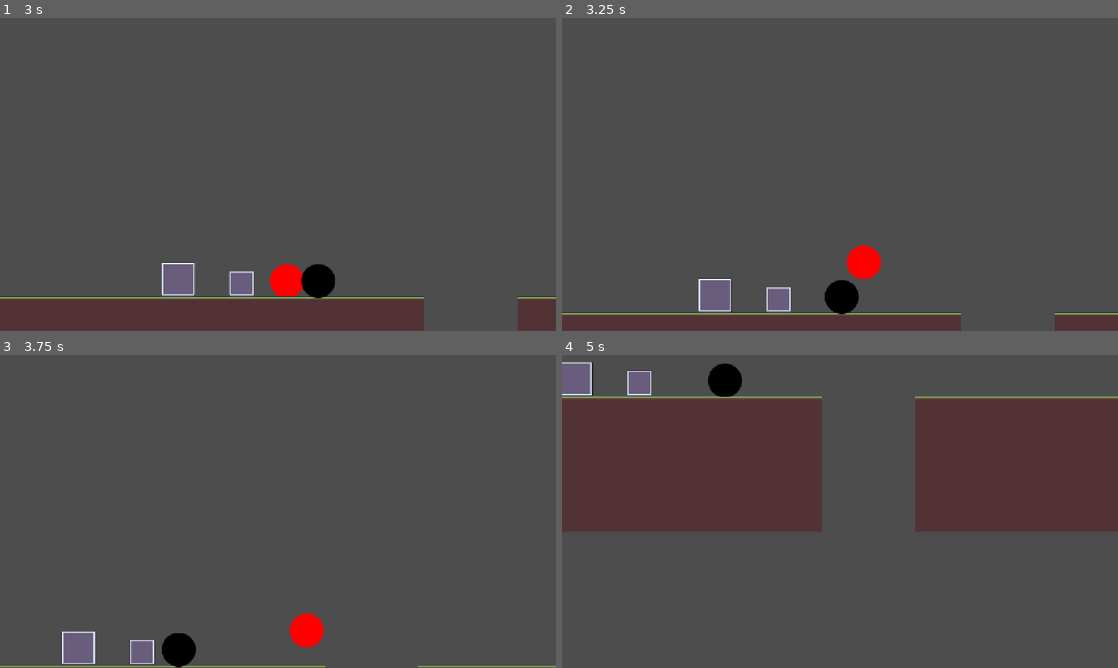
Above: before the commit, frames 1-4 (two rows, left to right).
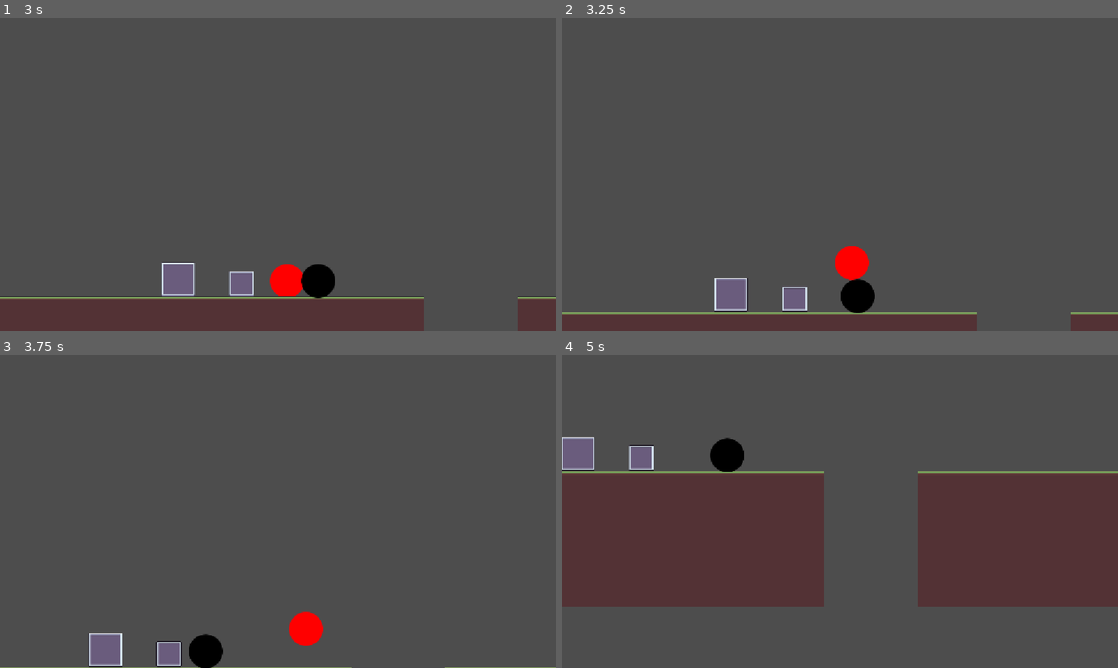
Above: after the commit, the same moments.

Repository: nf12pro/bounceback
Game: Godot game, scene res://scenes/testing_scene.tscn
Two runs of this game, one before a commit and one after it. Both use one fixed random seed, a clock stepped at 60 frames per second and the inputs below.
Inputs:
- Up to frame 1 (3 s): hold D (move_right) 0.53-2.03 s; tap W (jump) at 0.77, 1.52 s; hold A (move_left) 2.03-2.78 s; hold D (move_right) from 2.78 s (still down)
- Up to frame 2 (3.25 s): keep holding D (move_right); tap W (jump) at 3.02 s
- Up to frame 3 (3.75 s): keep holding D (move_right)
- Up to frame 4 (5 s): tap W (jump) at 3.77, 4.52 s; release D (move_right) at 4.28 s; hold A (move_left) from 4.28 s (still down)

Frame 1 is identical in both runs. In frame 2, 3.1% of the frame differs, in the area x 0-100%, y 72-100%; in frame 3, 3.2%; in frame 4, 42%, in the area x 0-100%, y 2-81%.

Commit message:
Damage from enemy

Diff:
--- a/scenes/basic_enemy.tscn
+++ b/scenes/basic_enemy.tscn
@@ -21,6 +21,12 @@
 [sub_resource type="CircleShape2D" id="CircleShape2D_6esg4"]
 radius = 29.068884
 
+[sub_resource type="CircleShape2D" id="CircleShape2D_hv2ic"]
+radius = 29.017237
+
+[sub_resource type="RectangleShape2D" id="RectangleShape2D_6esg4"]
+size = Vector2(63, 14)
+
 [node name="basic_enemy" type="CharacterBody2D" unique_id=615595234]
 collision_layer = 2
 collision_mask = 12
@@ -37,3 +43,15 @@
 position = Vector2(32, 0)
 target_position = Vector2(0, 37)
 collision_mask = 8
+
+[node name="hitbox" type="Area2D" parent="." unique_id=198080231]
+collision_layer = 2
+
+[node name="collision_shape_2d" type="CollisionShape2D" parent="hitbox" unique_id=562379591]
+shape = SubResource("CircleShape2D_hv2ic")
+
+[node name="hurtbox" type="Area2D" parent="." unique_id=68755240]
+
+[node name="collision_shape_2d" type="CollisionShape2D" parent="hurtbox" unique_id=636536517]
+position = Vector2(0, -27)
+shape = SubResource("RectangleShape2D_6esg4")
--- a/scenes/player.tscn
+++ b/scenes/player.tscn
@@ -21,8 +21,11 @@
 [sub_resource type="CircleShape2D" id="CircleShape2D_6esg4"]
 radius = 29.068884
 
+[sub_resource type="CircleShape2D" id="CircleShape2D_hv2ic"]
+radius = 29.068884
+
 [node name="player" type="CharacterBody2D" unique_id=615595234]
-collision_mask = 12
+collision_mask = 14
 script = ExtResource("1_g2els")
 
 [node name="animated_sprite" type="AnimatedSprite2D" parent="." unique_id=2085433902]
@@ -30,3 +33,16 @@
 
 [node name="collision_shape_2d" type="CollisionShape2D" parent="." unique_id=1345701616]
 shape = SubResource("CircleShape2D_6esg4")
+
+[node name="hitbox" type="Area2D" parent="." unique_id=1594966166]
+
+[node name="collision_shape_2d" type="CollisionShape2D" parent="hitbox" unique_id=2125222051]
+shape = SubResource("CircleShape2D_hv2ic")
+
+[node name="hurtbox" type="Area2D" parent="." unique_id=1054936113]
+collision_mask = 2
+
+[node name="collision_shape_2d" type="CollisionShape2D" parent="hurtbox" unique_id=814764680]
+shape = SubResource("CircleShape2D_hv2ic")
+
+[connection signal="area_entered" from="hurtbox" to="." method="_on_hurtbox_area_entered"]
--- a/scripts/basic_enemy.gd
+++ b/scripts/basic_enemy.gd
@@ -1,11 +1,15 @@
 extends CharacterBody2D
 
-#region Variables
+#region Movement
 @export var speed: float = 100.0
 @export var start_direction: int = 1
 
 var direction: int = 1
 @onready var floor_detector: RayCast2D = $floor_detector
+#endregion
+
+#region Damage and Health
+@export var damage: int = 1
 #endregion
 
 func _ready() -> void:
--- a/scripts/player.gd
+++ b/scripts/player.gd
@@ -1,6 +1,6 @@
 extends CharacterBody2D
 
-#region Variables
+#region Movement
 @export var max_speed: float = 300.0
 @export var acceleration: float = 1500.0
 @export var friction: float = 1200.0
@@ -9,6 +9,12 @@
 var input_direction: float = 0.0
 #endregion
 
+#region Health
+@export var health: int = 5
+
+@onready var hitbox = $hitbox
+@onready var hurtbox = $hurtbox
+#endregion
 
 func _physics_process(delta: float) -> void:
 	if not is_on_floor():
@@ -27,3 +33,11 @@
 
 	if event.is_action("move_left") or event.is_action("move_right"):
 		input_direction = Input.get_axis("move_left", "move_right")
+
+func _on_hurtbox_area_entered(area: Area2D) -> void:
+	var enemy_damage = area.get_parent().damage
+	take_damage(enemy_damage)
+
+func take_damage(enemy_damage):
+	health -= enemy_damage
+	print(health)
